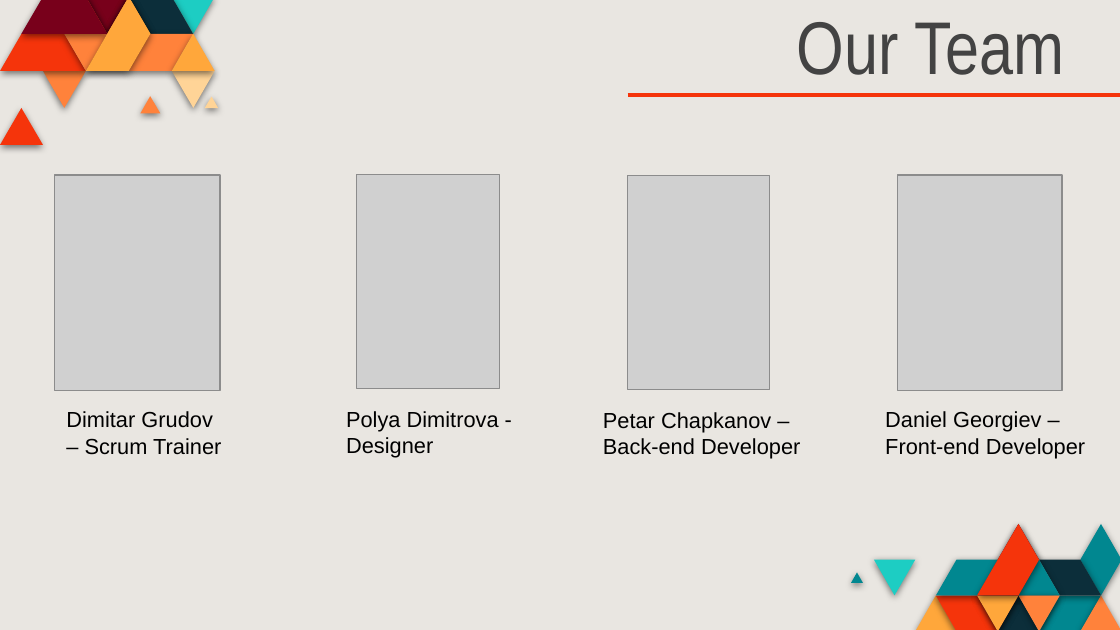
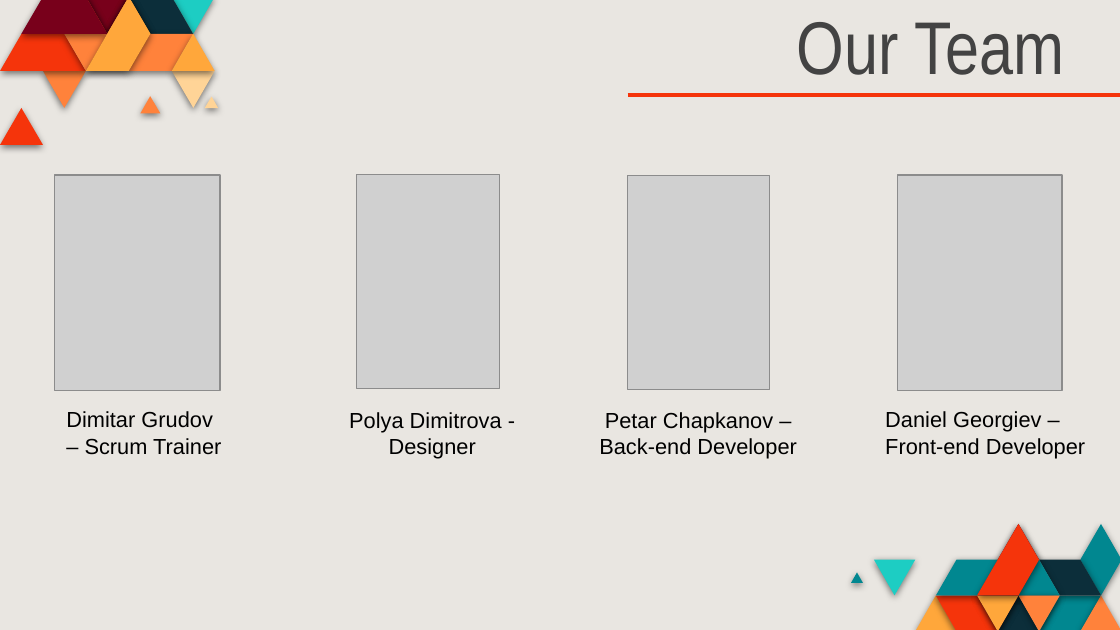
Before and after one commit to DHGrudov19/CyberFlame, a slide deck: slide 2 of Documentation and Presentation/Presentation.pptx. Drawn at 1120x630 pixels with LibreOffice and Linux fonts; fonts in the diff are those of the drawing; grey boxes stand for pictures. Boxes give left, top, right and bottom in pixels: in the first picture for what was removed or moved away, otherwise in the second. Text is boxed around its words. In the diff, an @@ line names an element or a change of style, - is before the commit and + after.

```diff
--- a/Documentation and Presentation/Presentation.pptx
+++ b/Documentation and Presentation/Presentation.pptx
@@ text "Polya Dimitrova - Designer" at (349,412,502,459): alignment left to centre @@
@@ text "Petar Chapkanov – Back-end Developer" at (599,412,796,459): alignment left to centre @@
```
Also in this commit, not shown: 2 other slides changed, 3 other files.
